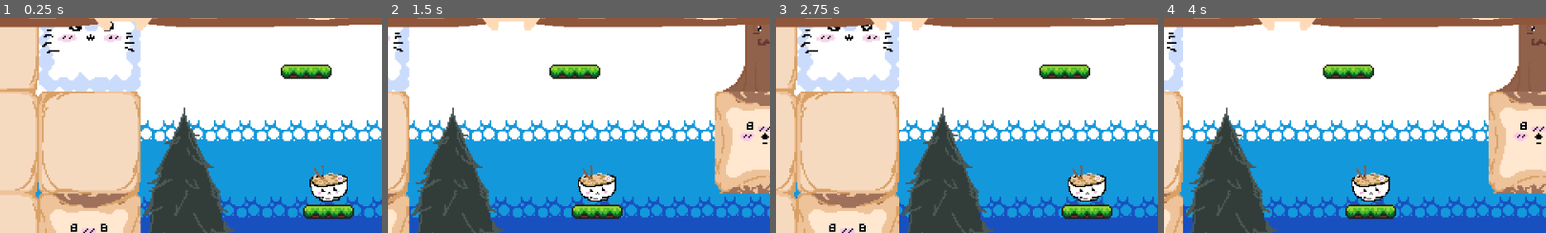
Above: before the commit, frames 1-4 (left to right).
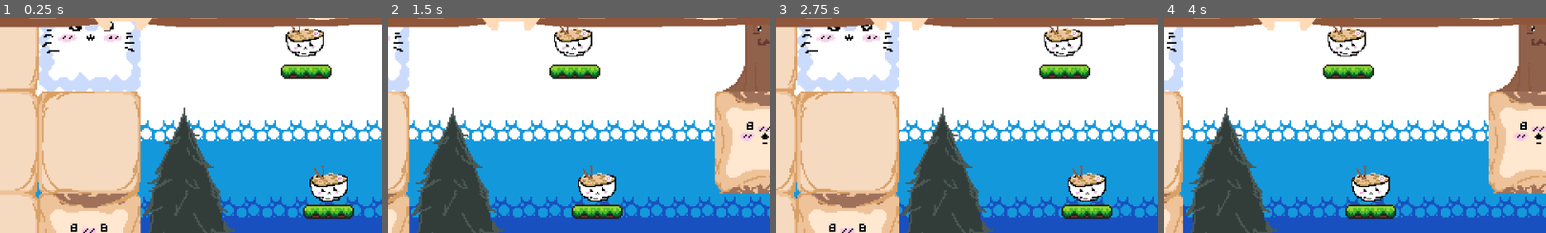
Above: after the commit, the same moments.

Repository: jacobyfung-tech/Godot-Thing
Game: Godot game, scene res://Game.tscn
The game is run twice, just before and just after one commit, with the same random seed, the same clock (stepped at 60 frames per second) and the same inputs.
Inputs:
- Up to frame 1 (0.25 s): no input
- Up to frame 2 (1.5 s): hold D (right) from 0.53 s (still down); tap W (up) at 0.77 s
- Up to frame 3 (2.75 s): tap W (up) at 1.52 s; release D (right) at 2.03 s; hold A (left) from 2.03 s (still down)
- Up to frame 4 (4 s): release A (left) at 2.78 s; hold D (right) from 2.78 s (still down); tap W (up) at 3.02, 3.77 s
The pictures show only the part of the screen within x 34-84%, y 7-57%; the shares and areas given below are measured in that part.

The runs differ from the first frame. In frame 1, 0.8% of the frame differs, in the area x 74-85%, y 3-19%; in frame 2, 0.8%; in frame 3, 0.8%; in frame 4, 0.8%, in the area x 42-53%, y 3-19%.

Commit message:
more coins

Diff:
--- a/Game.tscn
+++ b/Game.tscn
@@ -407,7 +407,55 @@
 
 [node name="Coins" type="Node" parent="." unique_id=493509484]
 
-[node name="Coin" parent="Coins" unique_id=1152875237 instance=ExtResource("4_sb48q")]
+[node name="Coin4" parent="Coins" unique_id=1152875237 instance=ExtResource("4_sb48q")]
+position = Vector2(-479, -80)
+
+[node name="Coin5" parent="Coins" unique_id=2007700266 instance=ExtResource("4_sb48q")]
+position = Vector2(-429, -426)
+
+[node name="Coin6" parent="Coins" unique_id=1438850437 instance=ExtResource("4_sb48q")]
+position = Vector2(-165, -583)
+
+[node name="Coin7" parent="Coins" unique_id=1995451376 instance=ExtResource("4_sb48q")]
+position = Vector2(95, -531)
+
+[node name="Coin8" parent="Coins" unique_id=546810732 instance=ExtResource("4_sb48q")]
+position = Vector2(283, -646)
+
+[node name="Coin9" parent="Coins" unique_id=2113319232 instance=ExtResource("4_sb48q")]
+position = Vector2(544, -535)
+
+[node name="Coin10" parent="Coins" unique_id=1149808737 instance=ExtResource("4_sb48q")]
+position = Vector2(288, -84)
+
+[node name="Coin11" parent="Coins" unique_id=1528361570 instance=ExtResource("4_sb48q")]
+position = Vector2(155, -841)
+
+[node name="Coin12" parent="Coins" unique_id=1473678624 instance=ExtResource("4_sb48q")]
+position = Vector2(-418, -1174)
+
+[node name="Coin13" parent="Coins" unique_id=1246958014 instance=ExtResource("4_sb48q")]
+position = Vector2(-226, -1363)
+
+[node name="Coin14" parent="Coins" unique_id=586143863 instance=ExtResource("4_sb48q")]
+position = Vector2(288, -1495)
+
+[node name="Coin15" parent="Coins" unique_id=1927565644 instance=ExtResource("4_sb48q")]
+position = Vector2(-352, -1816)
+
+[node name="Coin16" parent="Coins" unique_id=1194103864 instance=ExtResource("4_sb48q")]
+position = Vector2(-36, -2125)
+
+[node name="Coin17" parent="Coins" unique_id=403966436 instance=ExtResource("4_sb48q")]
+position = Vector2(417, -2196)
+
+[node name="Coin3" parent="Coins" unique_id=434063496 instance=ExtResource("4_sb48q")]
+position = Vector2(-336, -145)
+
+[node name="Coin2" parent="Coins" unique_id=2027148482 instance=ExtResource("4_sb48q")]
+position = Vector2(39, -161)
+
+[node name="Coin" parent="Coins" unique_id=100628516 instance=ExtResource("4_sb48q")]
 position = Vector2(54, -70)
 
 [node name="Platforms" type="Node" parent="." unique_id=1811572218]
@@ -437,7 +485,7 @@
 position = Vector2(-16, 53)
 
 [node name="Platform2" parent="Platforms" unique_id=1269444917 instance=ExtResource("2_u44n3")]
-position = Vector2(-67, 8)
+position = Vector2(341, -57)
 
 [node name="AnimationPlayer" type="AnimationPlayer" parent="Platforms/Platform2" unique_id=1046387536]
 libraries/ = SubResource("AnimationLibrary_r0x5m")
--- a/Player.tscn
+++ b/Player.tscn
@@ -1,7 +1,7 @@
 [gd_scene format=3 uid="uid://7okj0cx2cjjg"]
 
 [ext_resource type="Script" uid="uid://c3h6ffgess4ea" path="res://brackeys_platformer_assets/player.gd" id="1_kpjcp"]
-[ext_resource type="Texture2D" uid="uid://b22w5s2khdon" path="res://brackeys_platformer_assets/sprites/OLDsprite.png" id="2_e80uo"]
+[ext_resource type="Texture2D" uid="uid://b5okhurbfqoh5" path="res://brackeys_platformer_assets/sprites/usagi_spritesheet.png" id="2_e80uo"]
 [ext_resource type="AudioStream" uid="uid://ddxjdub0sgjxs" path="res://brackeys_platformer_assets/music/Chiikawa105.wav" id="3_kne1u"]
 [ext_resource type="AudioStream" uid="uid://ntogunlh81jk" path="res://brackeys_platformer_assets/sounds/MetroNome.wav" id="4_e80uo"]
 
--- a/scripts/label.gd
+++ b/scripts/label.gd
@@ -30,9 +30,6 @@
 	await textFinished
 	await get_tree().create_timer(2.0).timeout
 
-	$"../box".queue_free()
-	queue_free()
-
 func setText(newString:String) -> void:
 	full = newString
 	curr = ""
@@ -50,3 +47,5 @@
 			text = curr
 			if i >= full.length():
 				textFinished.emit()
+	if full=="":
+		text = "Coins: " + str(Global.score)
Not shown, changed: brackeys_platformer_assets/sprites/OLDsprite.png.import
